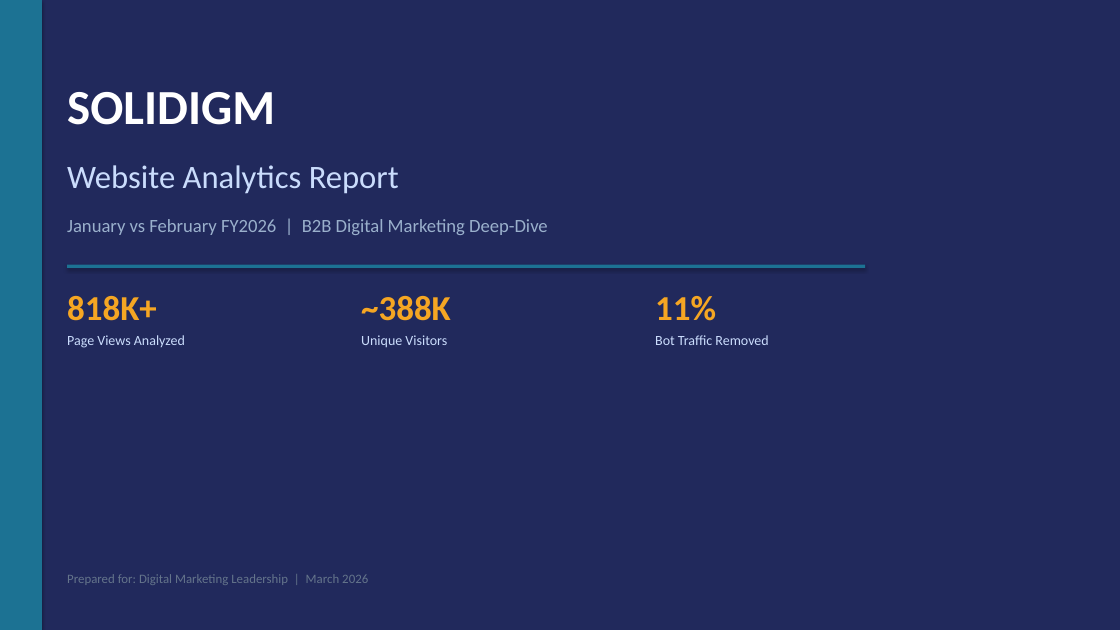
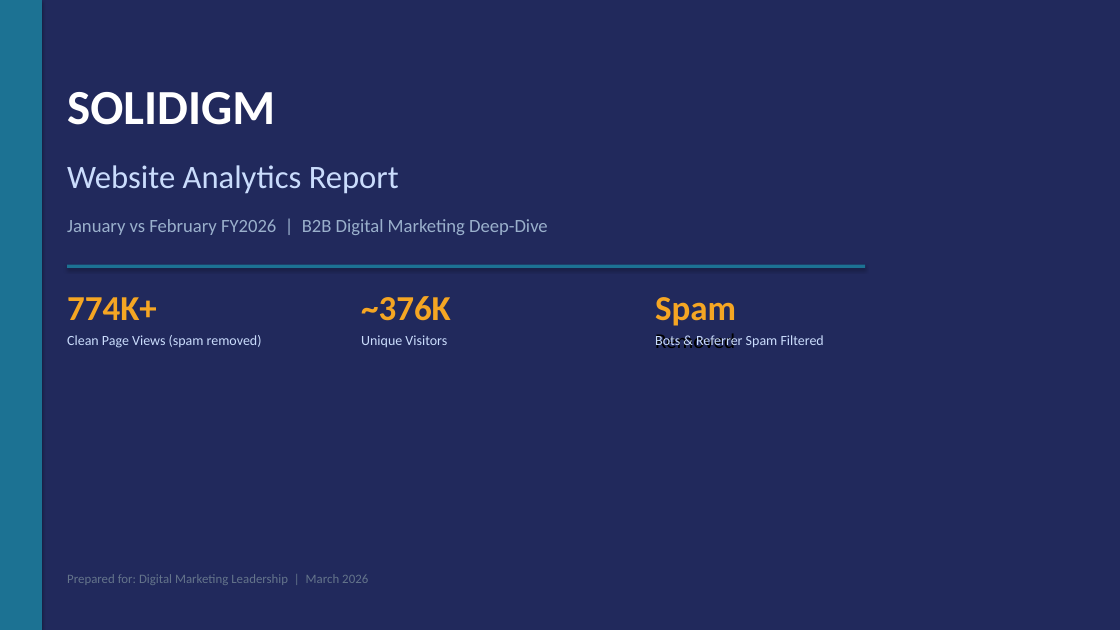
Before and after one commit to durgaguthi/AI, a slide deck: slide 1 of webanalytics/Solidigm_Analytics_Report_JanFeb_FY26.pptx. Drawn at 1120x630 pixels with LibreOffice and Linux fonts; fonts in the diff are those of the drawing. Boxes give left, top, right and bottom in pixels: in the first picture for what was removed or moved away, otherwise in the second. Text is boxed around its words. In the diff, an @@ line names an element or a change of style, - is before the commit and + after.

```diff
--- a/webanalytics/Solidigm_Analytics_Report_JanFeb_FY26.pptx
+++ b/webanalytics/Solidigm_Analytics_Report_JanFeb_FY26.pptx
@@ text at [67, 297, 157, 320]: text changed @@
-818K+
+774K+
@@ text at [361, 296, 451, 321]: text changed @@
-~388K
+~376K
@@ text at [655, 297, 736, 348]: text changed; size 30 to 18 pt; text colour #F5A623 to #000000; bold off @@
-11%
+Spam
+Removed
@@ text at [67, 335, 262, 348]: text changed @@
-Page Views Analyzed
+Clean Page Views (spam removed)
@@ text at [655, 333, 824, 348]: text changed @@
-Bot Traffic Removed
+Bots & Referrer Spam Filtered
```
Also in this commit, not shown: 12 other slides changed, 1 other file.
